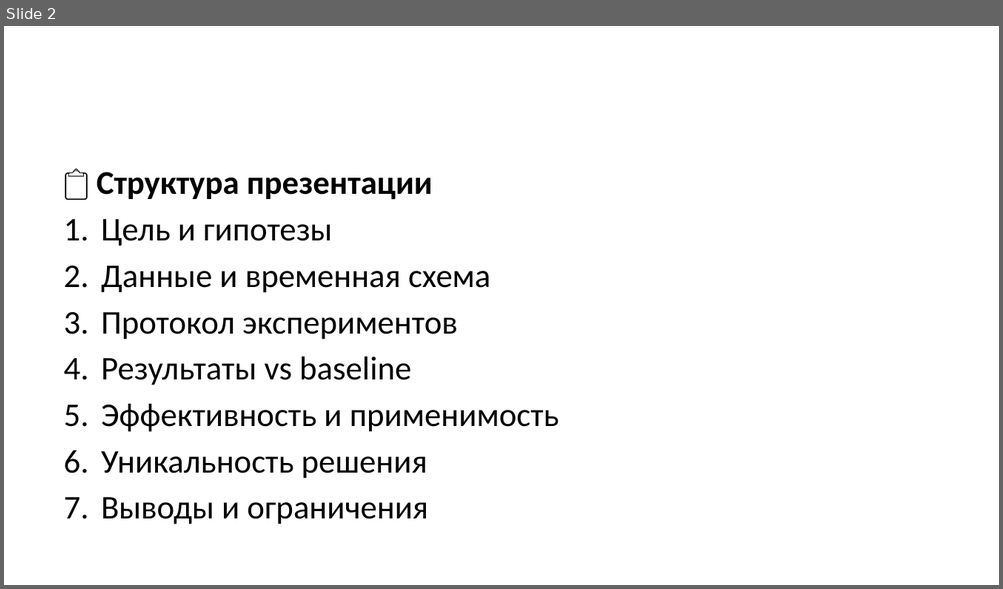
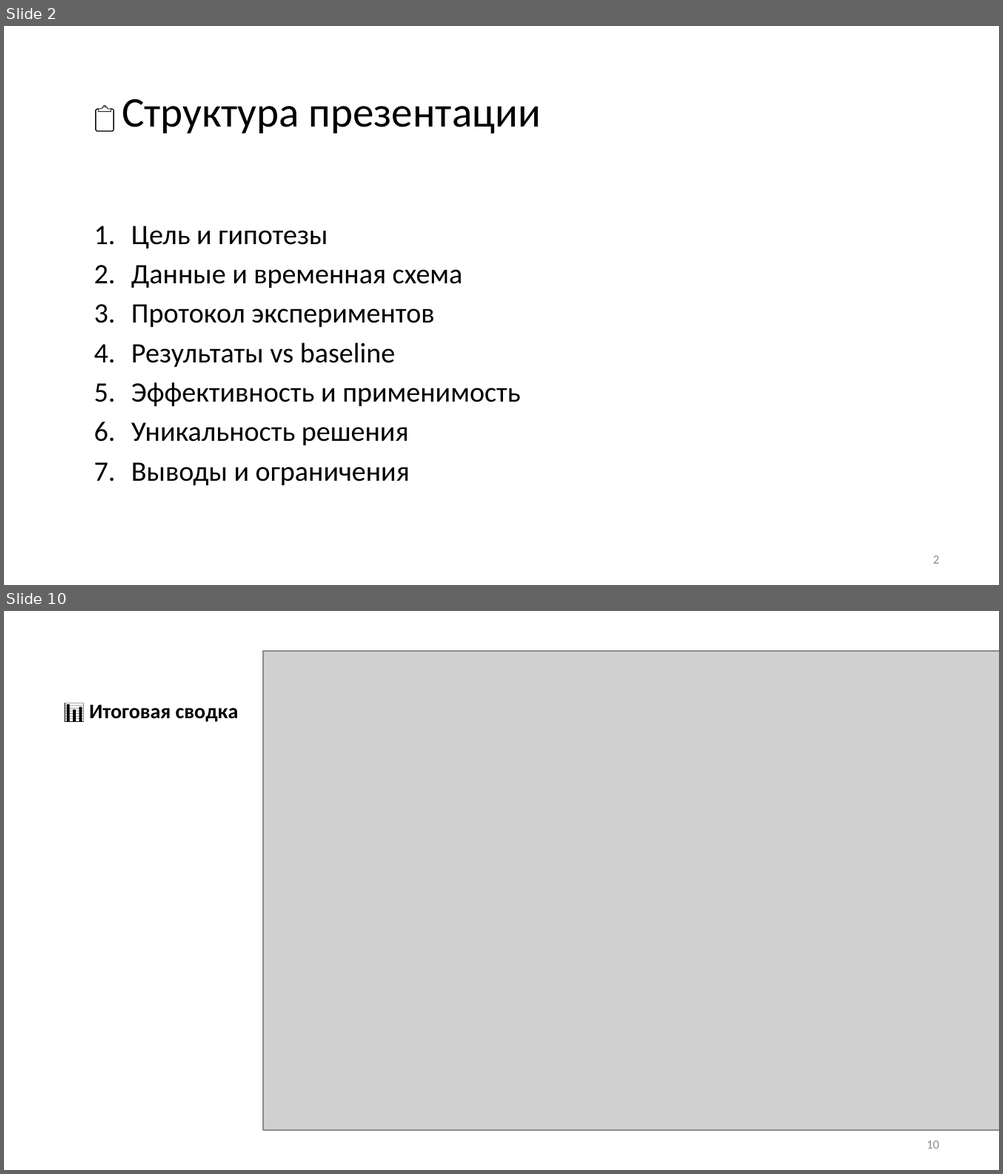
Before and after one commit to sokanaid/finnam-forecast-pulsetech, a slide deck: PITCH_PRESENTATION.pptx. Shown one above the other, each under a label of ours: slide 2 before the commit, slides 2 and 10 after it; the slides between them are not shown. The pictures are 1003x589 and 1003x1174 pixels, drawn with LibreOffice and Linux fonts; fonts in the diff are those of the drawing; grey boxes stand for pictures. Boxes give left, top, right and bottom in pixels: in the first picture for what was removed or moved away, otherwise in the second. Text is boxed around its words. In the diff, an @@ line names an element or a change of style, - is before the commit and + after.

Commit message:
Final updates: clean up presentation formatting

```diff
--- a/PITCH_PRESENTATION.pptx
+++ b/PITCH_PRESENTATION.pptx
@@ slide 10 added at [4,611,999,1170], background #FFFFFF @@
@@ picture added at [262,651,999,1130] @@
@@ title added at [89,705,170,719], 15 pt, text #000000, bold @@
+📊 Итоговая сводка
@@ page number added at [926,1141,939,1149], 9 pt, text #8C8C8C @@
+10
@@ slide 2 changed as well @@
@@ text "📋 Структура презентации": place and size @@
-text "📋 Структура презентации" at [96,172,559,525]
+text "📋 Структура презентации" at [122,99,540,486]
@@ text "📋 Структура презентации" at [122,99,540,486]: size 24 to 20.4 pt in "📋", "Цель и гипотезы", "Данные и временная схема", "Протокол экспериментов" and 4 more places; size 24 to 30.6 pt, bold off in "Структура презентации" @@
@@ page number added at [933,556,939,564], 9 pt, text #8C8C8C @@
+2
```
Also in this commit, not shown: 8 other slides changed, 3 other slides added, 8 slides removed, 1 other file.
